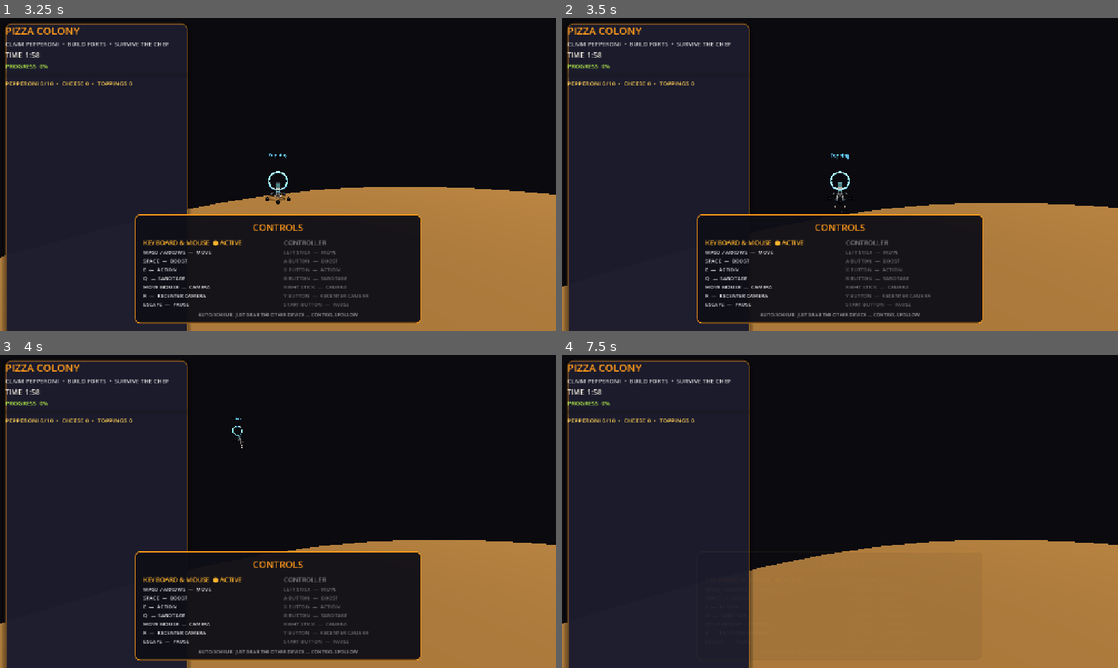
Above: before the commit, frames 1-4 (two rows, left to right).
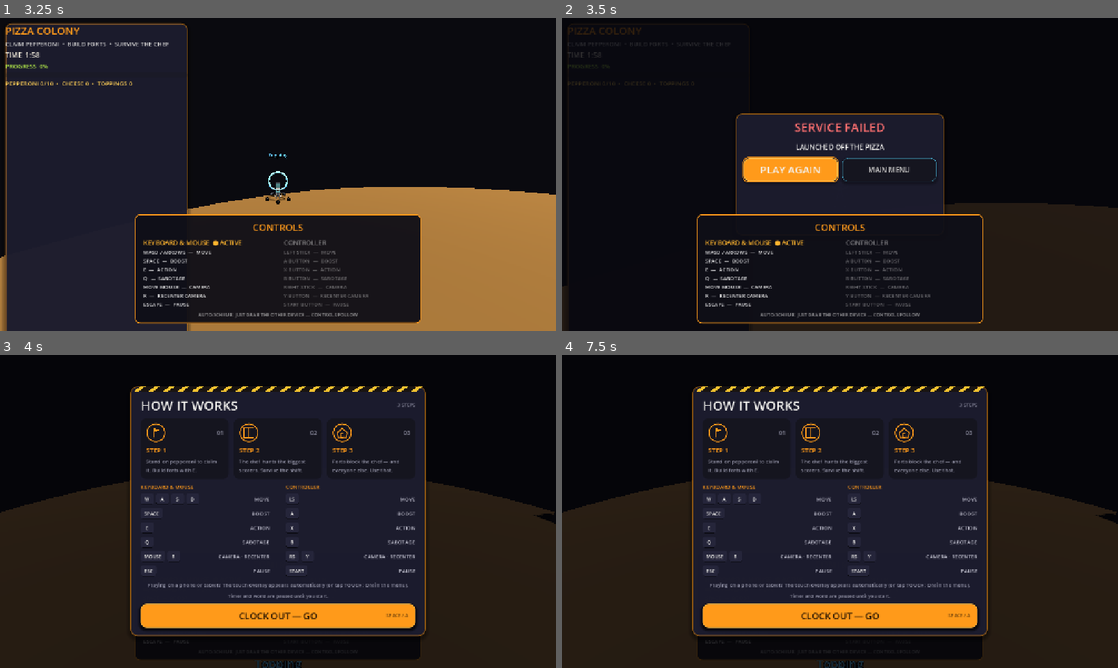
Above: after the commit, the same moments.

Repository: jiracipika/friday-evacuation
Game: Godot game, scene res://scenes/PizzaColony.tscn
Two runs of this game, one before a commit and one after it. Both use one fixed random seed, a clock stepped at 60 frames per second and the inputs below. This scene is started directly instead of the project's main scene.
Inputs (mouse positions are in pixels of both pictures, inside the frame that each line leads up to):
- Up to frame 1 (3.25 s): click "CLOCK OUT — GO" at 0.5 s; tap Enter (ui_accept) at 1.25, 1.52, 1.82, 2.27, 2.57 s; move the mouse to (305, 174) at 1.27 s; hold E (action) 1.28-2.03 s; hold W (move_forward) from 1.28 s (still down); click (305, 174) at 1.42 s; move the mouse to (250, 174) at 2.02 s; tap Space (boost) at 2.1 s; move the mouse to (289, 168) at 2.77 s; hold R (recenter_camera) from 2.78 s (still down)
- Up to frame 2 (3.5 s): keep holding W (move_forward); keep holding R (recenter_camera)
- Up to frame 3 (4 s): release W (move_forward) at 3.5 s; release R (recenter_camera) at 3.5 s; click (227, 505) at 3.5 s, where only the run after the commit has a clickable "PLAY AGAIN"
- Up to frame 4 (7.5 s): click (840, 614) at 4.25 s, where only the run after the commit has a clickable "CLOCK OUT — GO"; move the mouse to (834, 517) at 5.02 s; hold W (move_forward) 5.03-7.25 s; tap Q (sabotage) at 5.1 s; click (834, 517) at 5.17 s; tap Enter (ui_accept) at 5.27, 5.57, 6.02, 6.32, 6.77, 7.07 s; move the mouse to (878, 514) at 5.77 s; tap J at 5.85 s; move the mouse to (795, 508) at 6.52 s; tap Keypad Enter at 6.6 s; click (789, 505) at 7.25 s, where only the run after the commit has a clickable "PLAY AGAIN"

Frame 1 is identical in both runs. In frame 2, 49% of the frame differs, in the area x 0-100%, y 1-100%; in frame 3, 60%; in frame 4, 69%.

Commit message:
Preserve Pizza Colony elimination launch on results

Diff:
--- a/scripts/PizzaColony.gd
+++ b/scripts/PizzaColony.gd
@@ -381,7 +381,6 @@
 
 func _eliminate(reason: String) -> void:
 	eliminated = true
-	match_over = true
 	var dir := Vector3(player.global_position.x, 0.0, player.global_position.z).normalized()
 	if dir.length() < 0.1:
 		dir = Vector3.RIGHT
@@ -396,7 +395,7 @@
 		return
 	match_over = true
 	won = victory
-	if player and is_instance_valid(player):
+	if victory and player and is_instance_valid(player):
 		player.set_can_move(false)
 	mode_hud.update_state(remaining_time if victory else 0.0, _progress(), reason, Color("a8ffbd") if victory else Color("ff7070"))
 	_caption(reason)
